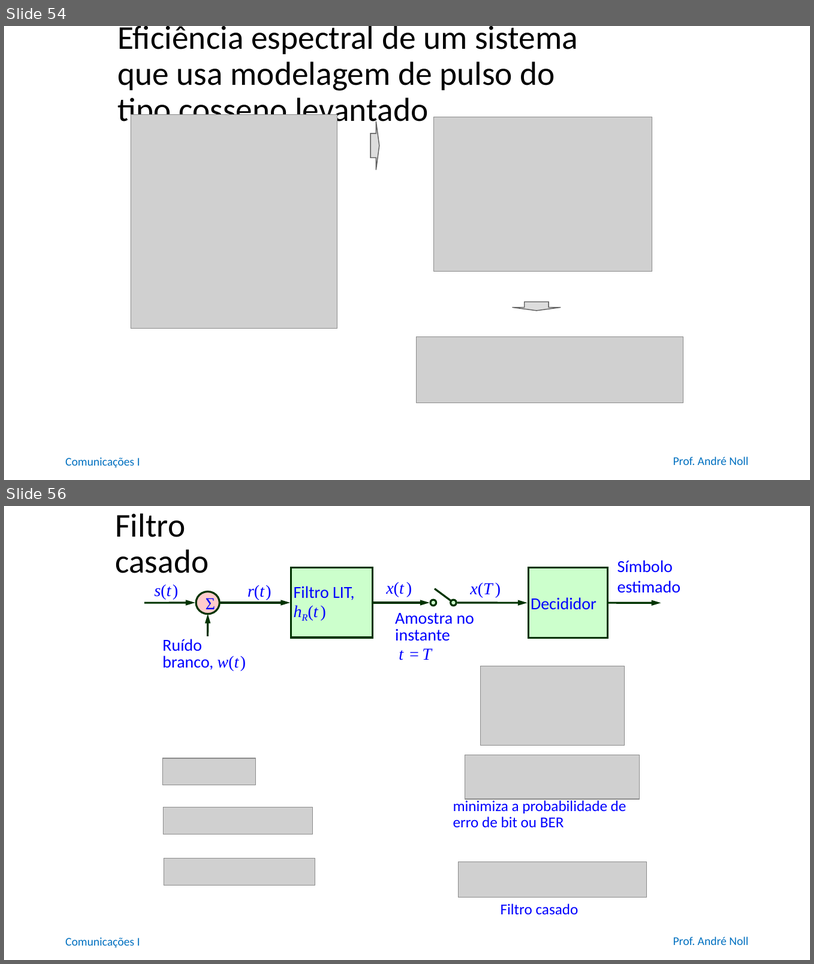
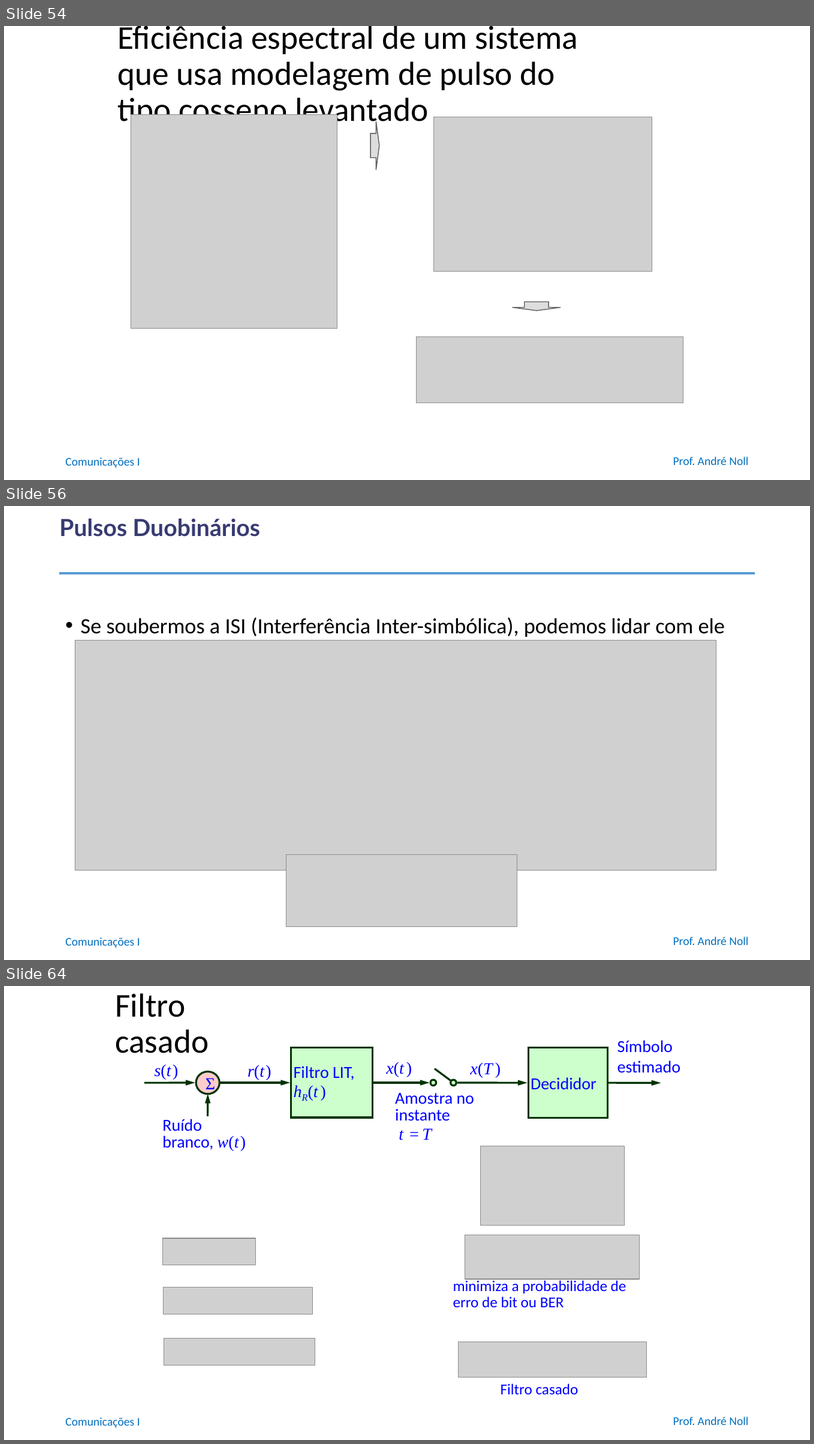
Before and after one commit to anollba/comunicacoes_i_ufrj, a slide deck: slides/Part3 -Digital/03_04_Códigos_linha.pptx. Shown one above the other, each under a label of ours: slides 54 and 56 before the commit, slides 54, 56 and 64 after it; the slides between them are not shown. The pictures are 814x964 and 814x1444 pixels, drawn with LibreOffice and Linux fonts; fonts in the diff are those of the drawing; grey boxes stand for pictures; background and template pictures are left out. Boxes give left, top, right and bottom in pixels: in the first picture for what was removed or moved away, otherwise in the second. Text is boxed around its words. In the diff, an @@ line names an element or a change of style, - is before the commit and + after.

```diff
--- a/slides/Part3 -Digital/03_04_Códigos_linha.pptx
+++ b/slides/Part3 -Digital/03_04_Códigos_linha.pptx
@@ slide 56 added at (4, 506, 810, 960), background #FFFFFF; not listed: 2 template elements that a slide beside it also shows @@
@@ title added at (59, 519, 260, 537), 28 pt, text #383B71, bold @@
+Pulsos Duobinários
@@ line added from (60, 573) to (755, 573), #5B9BD5 3.25 pt @@
@@ text added at (81, 618, 725, 637), 25.9 pt, text #000000 @@
+• Se soubermos a ISI (Interferência Inter-simbólica), podemos lidar com ele
@@ picture added at (75, 640, 717, 870) @@
@@ picture added at (287, 855, 517, 927) @@
@@ what was slide 56 is now slide 64 @@
```
Also in this commit, not shown: 2 slides changed, 7 other slides added, 25 slides removed, 1 other file.
